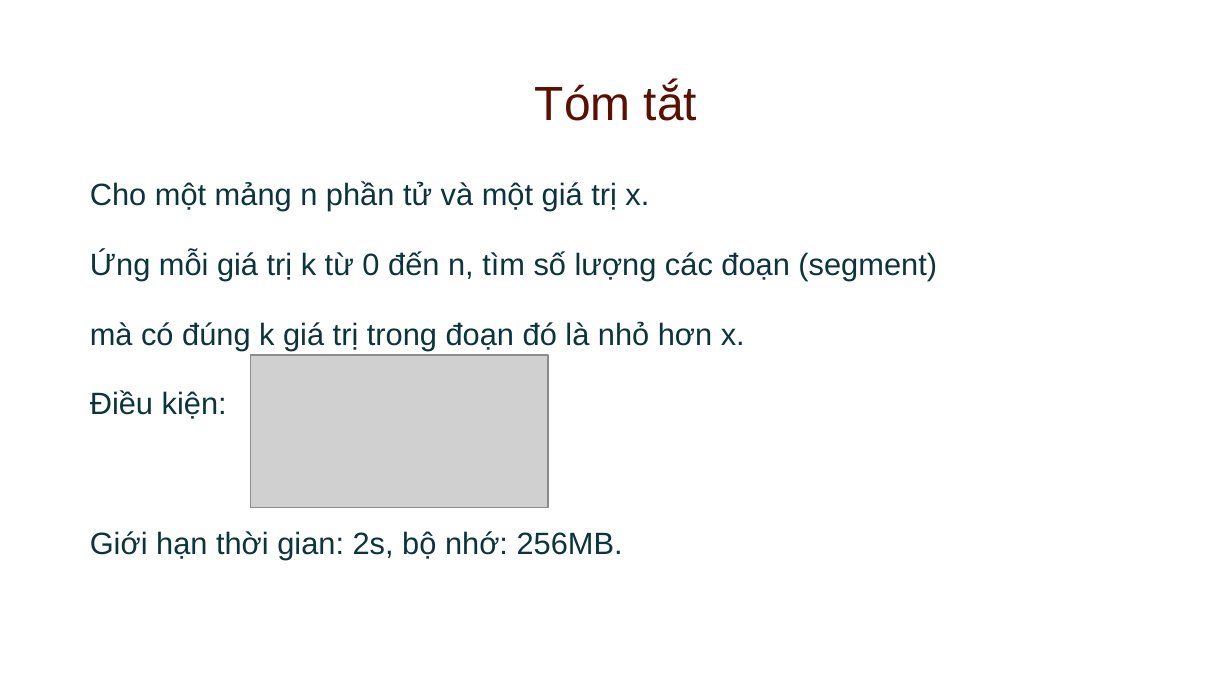
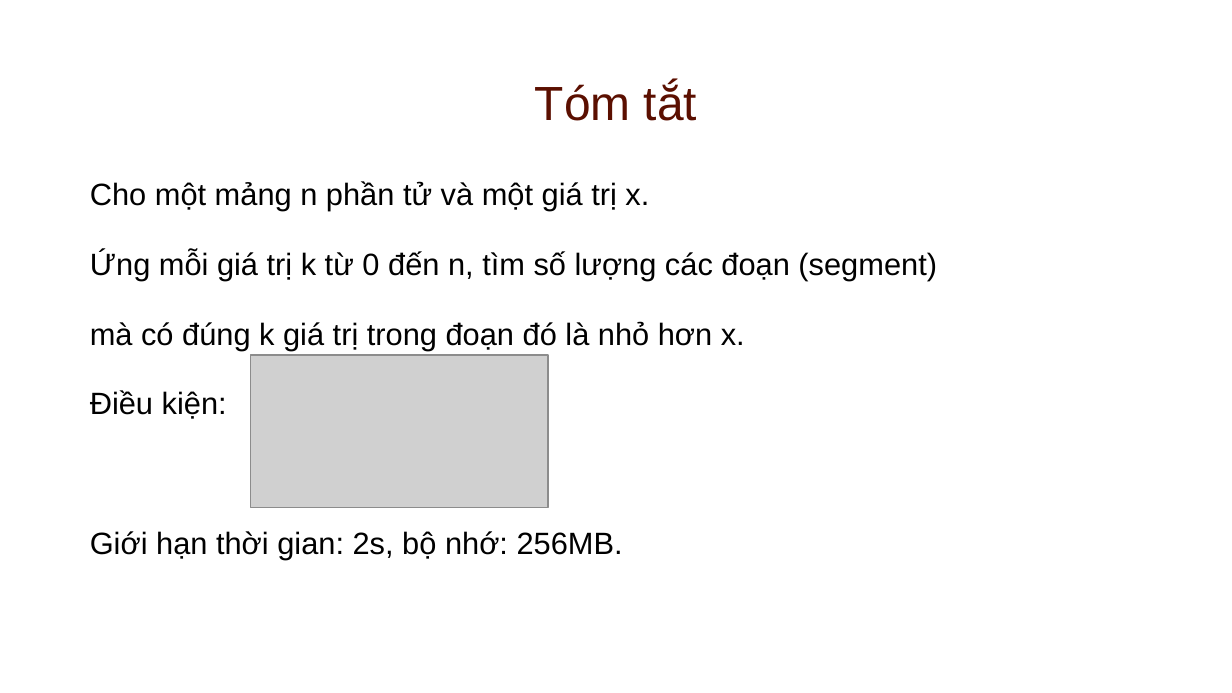
Before and after one commit to quangtung97-study/20181-design-algorithms, a slide deck: slide 21 of Slides/Design & Analysis FFT.odp (slide 8 before the commit). Drawn at 1232x693 pixels with LibreOffice and Linux fonts; fonts in the diff are those of the drawing; grey boxes stand for pictures. Boxes give left, top, right and bottom in pixels: in the first picture for what was removed or moved away, otherwise in the second. Text is boxed around its words. In the diff, an @@ line names an element or a change of style, - is before the commit and + after.

```diff
--- a/Slides/Design & Analysis FFT.odp
+++ b/Slides/Design & Analysis FFT.odp
@@ text "Cho một mảng n phần ..." at (x1=90, y1=181, x2=937, y2=560): text colour #0C343D to #000000 @@
```
Also in this commit, not shown: 1 other slide changed, 8 slides added, 1 slide removed, 3 other files.
